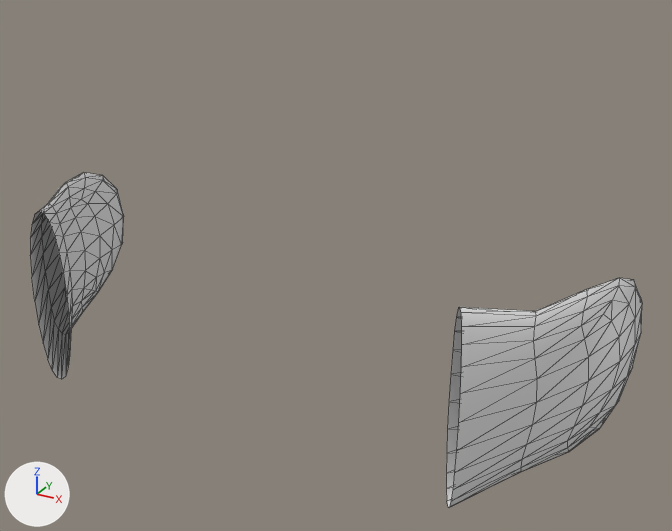
Renders of the OBJ model Unity/Assets/ModelAssets/rosi_lantern_fins.obj from each side of a commit.
One viewpoint serves both versions: a 50 mm lens placed at (0.864, -1.279, 1.296), pointed at (-0.022, 0.33, 0.491). The lights are fixed; the arrows at lower left show +X, +Y and +Z. Mesh edges are drawn as thin lines. Where no turn or scale is listed for an object, it has been applied to the vertices. Vertices at the same position are counted once.

Objects in the first picture: 'rosi_lantern_fins'.
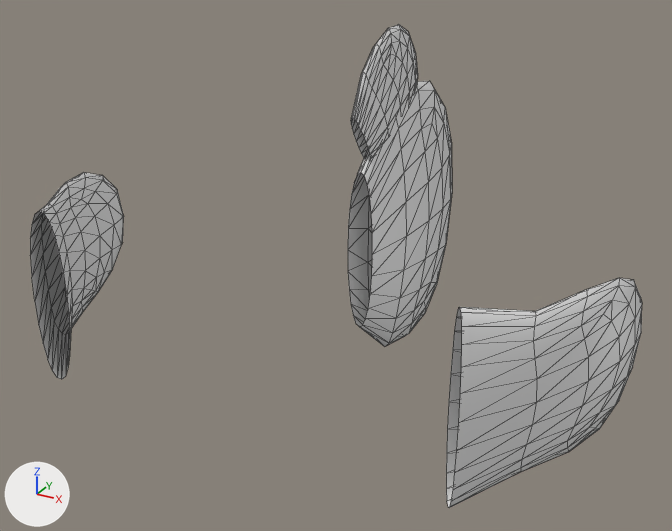
Pixel boxes [x1, y1, x2, y2] of what changed, in the pictures (672 x 531 px):
'rosi_lantern_fins', reshaped (44% taller): before [30, 172, 642, 508]; after [30, 24, 642, 508]
part 1 of me_rosi_lantern_fins, added: after [348, 81, 452, 346]
part 2 of me_rosi_lantern_fins, added: after [351, 24, 418, 159]

The change, as a list of edits to the scene's bpy script:
```text
Change me_rosi_lantern_fins:
    used by ob_rosi_lantern_fins; location = (0.0, 0.0, 0.0)
    remove me_rosi_lantern_fins.from_pydata(...)  # 242 vertices, 432 faces; spans x -0.624..0.624, y -0.124..0.335, z 0.317..0.683
    add me_rosi_lantern_fins.from_pydata(...)  # 484 vertices, 864 faces; spans x -0.624..0.624, y -0.124..0.888, z 0.173..0.967
    me_rosi_lantern_fins part 1: a new loose piece of 121 vertices spanning x -0.054..0.054, y 0.4..0.888, z 0.173..0.827
    me_rosi_lantern_fins part 2: a new loose piece of 121 vertices spanning x -0.022..0.022, y 0.359..0.671, z 0.689..0.967
```
